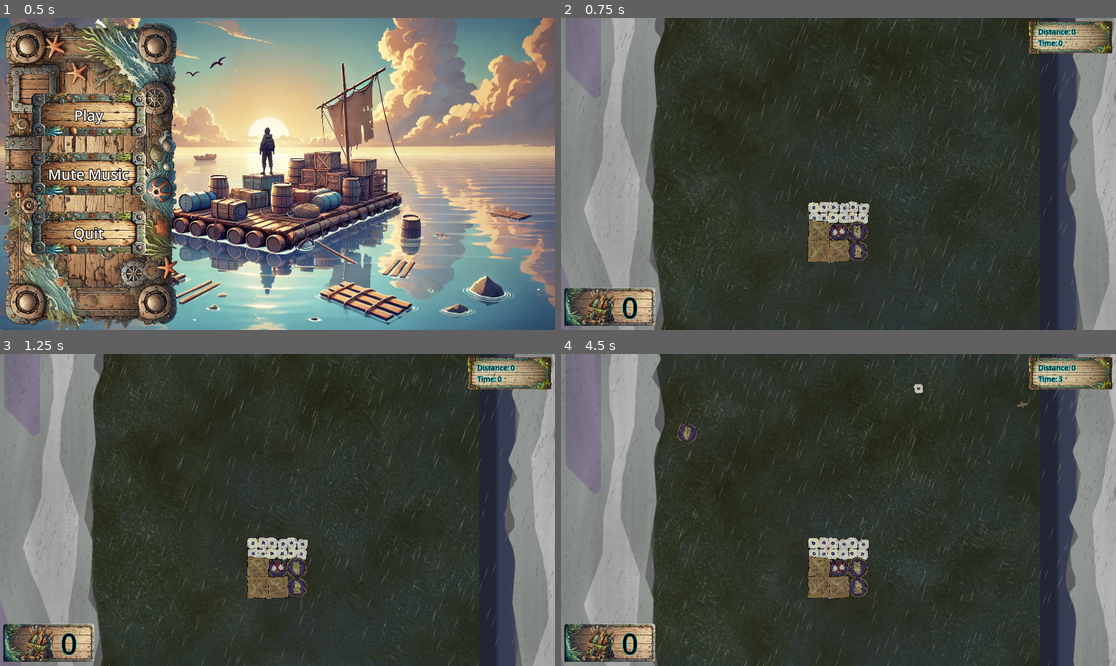
Above: before the commit, frames 1-4 (two rows, left to right).
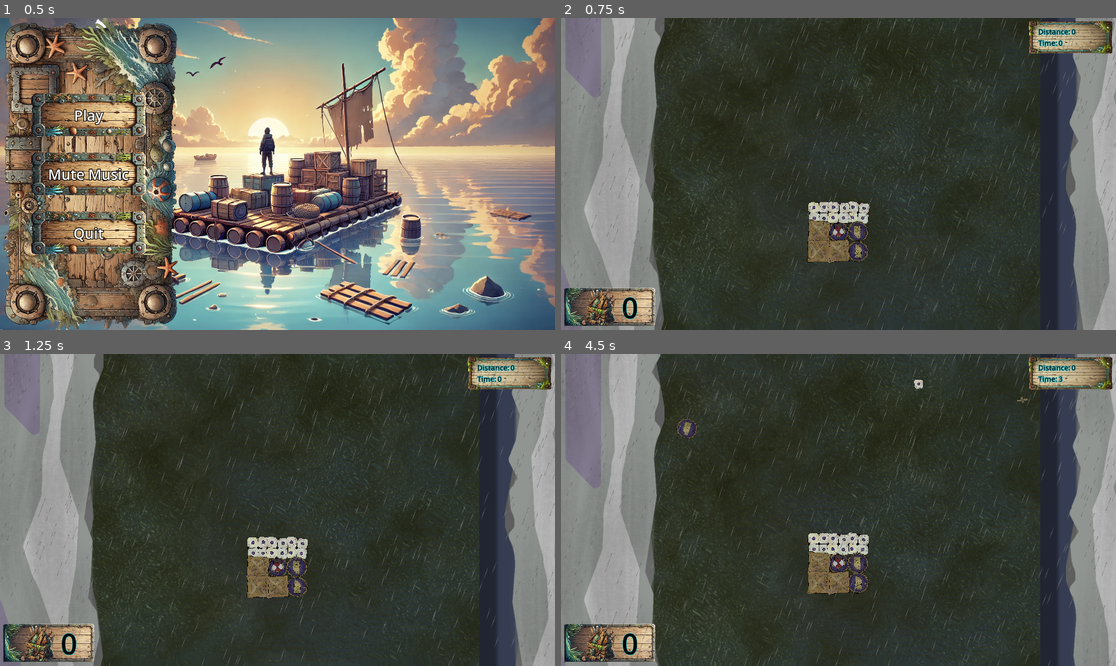
Above: after the commit, the same moments.

Repository: ARCsweden/GameJam2024FallA
Game: Godot game, scene res://UI/main_menu.tscn
Two runs of this game, one before a commit and one after it. Both use one fixed random seed, a clock stepped at 60 frames per second and the inputs below. The engine's default icon, where the game draws it, is replaced by a stand-in: a white triangle on a blue panel in a dark square.
Inputs (mouse positions are in pixels of both pictures, inside the frame that each line leads up to):
- Up to frame 1 (0.5 s): no input
- Up to frame 2 (0.75 s): click "Play" at 0.5 s
- Up to frame 3 (1.25 s): no input
- Up to frame 4 (4.5 s): tap Enter (DebugRebuild) at 1.25 s; move the mouse to (960, 494) at 1.27 s; click (960, 494) at 1.42 s; move the mouse to (727, 525) at 2.02 s; click (727, 525) at 2.17 s; move the mouse to (894, 441) at 2.77 s; click (894, 441) at 2.92 s; move the mouse to (810, 572) at 3.52 s; click (810, 572) at 3.67 s; move the mouse to (1005, 556) at 4.27 s; click (1005, 556) at 4.42 s

Frame 1 is identical in both runs. In frame 2, 0.2% of the frame differs, in the area x 24-86%, y 44-79%; in frame 3, 0.7%; in frame 4, 3.1%, in the area x 0-100%, y 0-100%.

Commit message:
camera lock

Diff:
--- a/dontdrowntogether/Scenes/Raft.tscn
+++ b/dontdrowntogether/Scenes/Raft.tscn
@@ -1,8 +1,9 @@
-[gd_scene load_steps=5 format=3 uid="uid://ctnqn23etgcp0"]
+[gd_scene load_steps=6 format=3 uid="uid://ctnqn23etgcp0"]
 
 [ext_resource type="Script" path="res://Scripts/raft_body.gd" id="1_sw433"]
 [ext_resource type="Texture2D" uid="uid://3h803uy12370" path="res://icon.svg" id="2_12dra"]
 [ext_resource type="PackedScene" uid="uid://bj3j8e3vpjgrb" path="res://Scenes/water_shader_test.tscn" id="3_cj5d0"]
+[ext_resource type="Script" path="res://Scenes/camera_2d.gd" id="3_wg7ce"]
 [ext_resource type="Script" path="res://Scenes/water_shader_test.gd" id="4_mi4bn"]
 
 [node name="RaftBody" type="RigidBody2D"]
@@ -23,6 +24,12 @@
 [node name="Camera2D" type="Camera2D" parent="."]
 offset = Vector2(0, -300)
 zoom = Vector2(0.67, 0.67)
+limit_left = -450
+limit_right = 2700
+limit_smoothed = true
+position_smoothing_enabled = true
+editor_draw_limits = true
+script = ExtResource("3_wg7ce")
 
 [node name="WaterShaderTEST" parent="." instance=ExtResource("3_cj5d0")]
 z_index = -50
--- /dev/null
+++ b/dontdrowntogether/Scenes/camera_2d.gd
@@ -0,0 +1,12 @@
+extends Camera2D
+
+
+# Called when the node enters the scene tree for the first time.
+func _ready():
+
+	pass # Replace with function body.
+
+
+# Called every frame. 'delta' is the elapsed time since the previous frame.
+func _process(delta):
+	pass
Not shown: 1 places in dontdrowntogether/Scenes/player.tscn that only renumber resources
